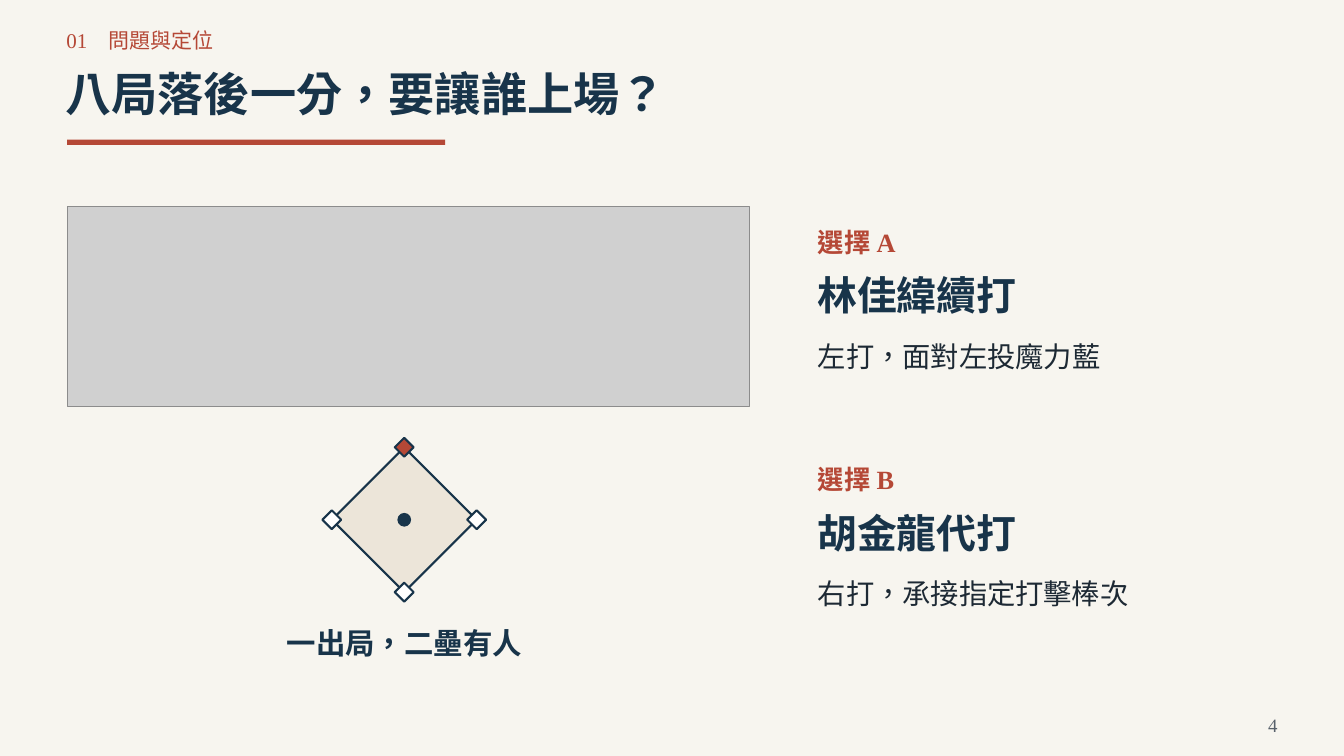
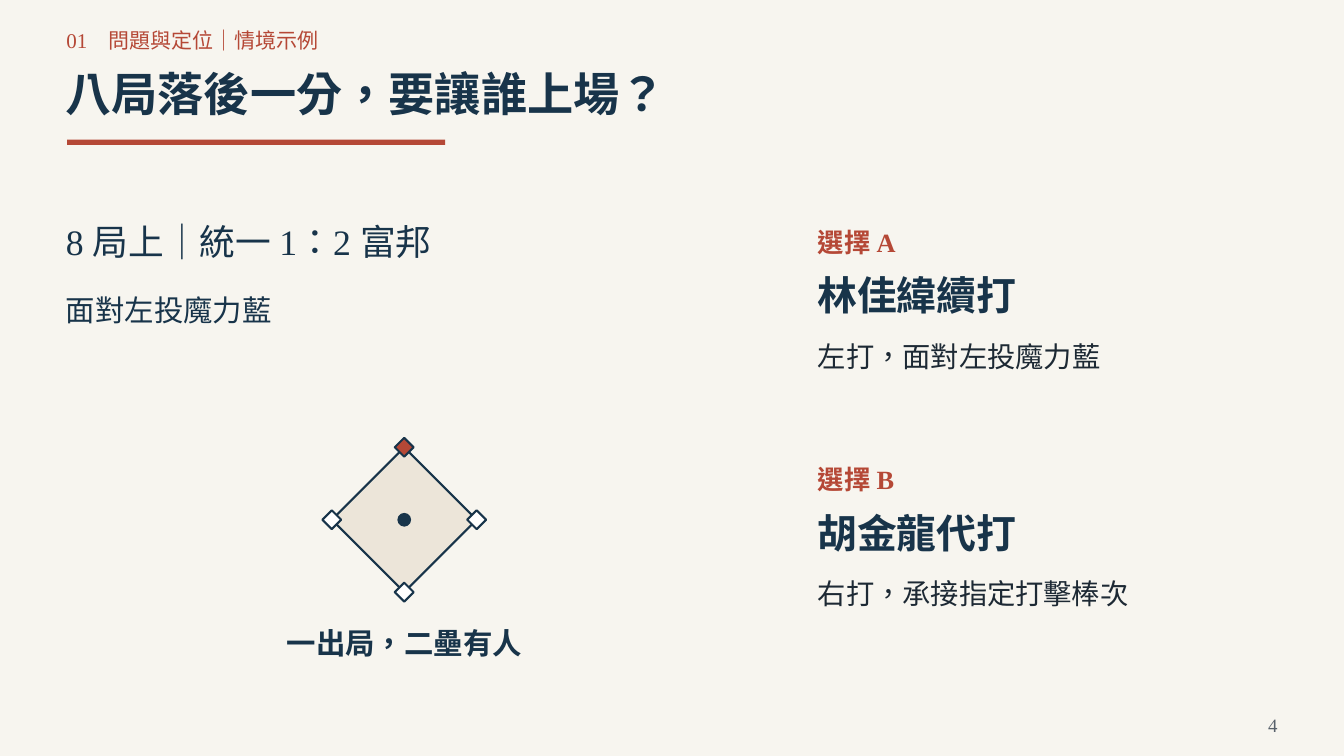
Before and after one commit to Da-Xiong-Chen/baseball_project, a slide deck: slide 4 of presentations/competition-2026/submission-20261023/一球兩面_參賽提案_32頁_20261023.pptx. Drawn at 1344x756 pixels with LibreOffice and Linux fonts; fonts in the diff are those of the drawing; grey boxes stand for pictures. Boxes give left, top, right and bottom in pixels: in the first picture for what was removed or moved away, otherwise in the second. Text is boxed around its words. In the diff, an @@ line names an element or a change of style, - is before the commit and + after.

```diff
--- a/presentations/competition-2026/submission-20261023/一球兩面_參賽提案_32頁_20261023.pptx
+++ b/presentations/competition-2026/submission-20261023/一球兩面_參賽提案_32頁_20261023.pptx
@@ text at box(66, 29, 318, 51): text changed @@
-01 問題與定位
+01 問題與定位｜情境示例
@@ picture removed at box(68, 207, 750, 406) @@
@@ text added at box(66, 223, 431, 260), 25.5 pt, text #18344A @@
+8 局上｜統一 1：2 富邦
@@ text added at box(66, 296, 272, 324), 21 pt, text #18344A @@
+面對左投魔力藍
```
Also in this commit, not shown: 15 other slides changed, 10 slides added, 10 slides removed, 4 other files.
